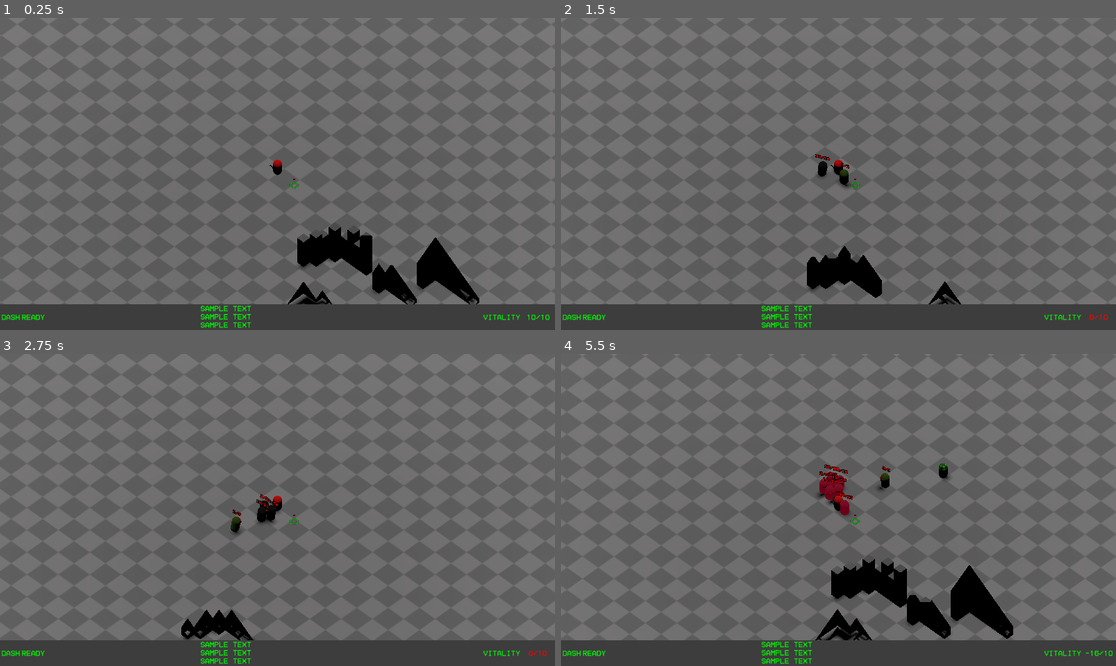
Above: before the commit, frames 1-4 (two rows, left to right).
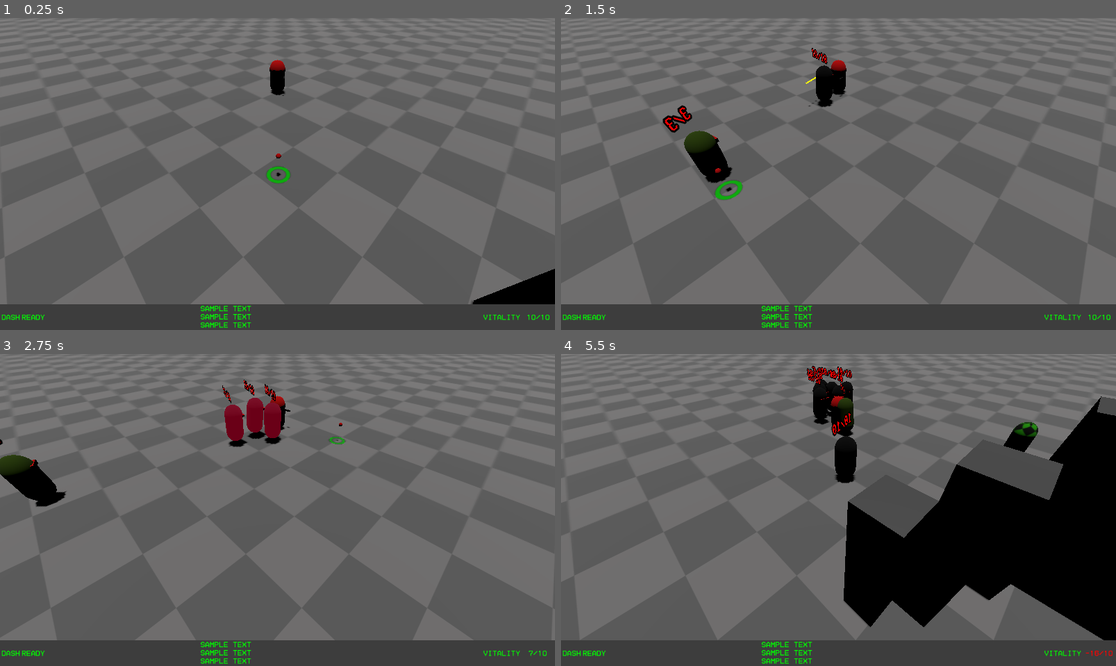
Above: after the commit, the same moments.

Repository: saladwithgrass/hyperdeath
Game: Godot game, scene res://levels/test_level/test_level.tscn
The game is run twice, just before and just after one commit, with the same random seed, the same clock (stepped at 60 frames per second) and the same inputs.
Inputs (mouse positions are in pixels of both pictures, inside the frame that each line leads up to):
- Up to frame 1 (0.25 s): no input
- Up to frame 2 (1.5 s): tap Enter (ui_accept) at 0.5, 0.77 s; move the mouse to (960, 158) at 0.52 s; hold D (right) 0.53-1.28 s; tap M (M) at 0.6 s; move the mouse to (727, 189) at 1.27 s; hold S (backward) from 1.28 s (still down); tap B (B) at 1.35 s
- Up to frame 3 (2.75 s): tap Enter (ui_accept) at 1.52 s; tap M (M) at 1.55, 2.3 s; move the mouse to (333, 441) at 2.02 s; release S (backward) at 2.03 s; hold D (right) from 2.03 s (still down); tap F (F) at 2.1 s
- Up to frame 4 (5.5 s): move the mouse to (810, 572) at 2.77 s; release D (right) at 2.78 s; hold W (forward) 2.78-3.53 s; tap L (L) at 2.85 s; tap Enter (ui_accept) at 3.02, 3.77, 4.52 s; tap M (M) at 3.05, 3.8, 4.35, 5.3 s; move the mouse to (1005, 556) at 3.52 s; hold A (left) 3.53-5.03 s; click (1005, 556) at 3.6 s; move the mouse to (672, 463) at 4.27 s; move the mouse to (866, 510) at 5.02 s; hold S (backward) from 5.03 s (still down); right-click (866, 510) at 5.1 s

The runs differ from the first frame. In frame 1, 9.6% of the frame differs, in the area x 0-100%, y 0-92%; in frame 2, 8.6%; in frame 3, 8.4%; in frame 4, 29%, in the area x 0-100%, y 0-97%.
Error before the commit: Attempt to call function 'project_ray_origin' in base 'null instance' on a null instance. (res://player/player.gd:84)

Commit message:
added camera scene

Diff:
--- a/player/camera.tscn
+++ /dev/null
@@ -1,9 +0,0 @@
-[gd_scene format=3 uid="uid://mjsald73koij"]
-
-[node name="camera" type="Node3D"]
-
-[node name="player_cam" type="Camera3D" parent="."]
-transform = Transform3D(0.707107, 0.5, -0.5, 0, 0.707107, 0.707107, 0.707107, -0.5, 0.5, -10, 6, 10)
-v_offset = 5.0
-projection = 1
-size = 35.108
--- /dev/null
+++ b/player/camera_3_pv.gd
@@ -0,0 +1,12 @@
+extends Node3D
+
+@onready var main_cam = $Camera3D
+
+# Called when the node enters the scene tree for the first time.
+func _ready() -> void:
+	print(main_cam)
+
+
+# Called every frame. 'delta' is the elapsed time since the previous frame.
+func _process(delta: float) -> void:
+	pass
--- /dev/null
+++ b/player/camera_3_pv.tscn
@@ -0,0 +1,8 @@
+[gd_scene load_steps=2 format=3 uid="uid://dgtkkjpxyghvf"]
+
+[ext_resource type="Script" path="res://player/camera_3_pv.gd" id="1_mc2wy"]
+
+[node name="camera3pv" type="Node3D"]
+script = ExtResource("1_mc2wy")
+
+[node name="Camera3D" type="Camera3D" parent="."]
--- a/player/player.gd
+++ b/player/player.gd
@@ -6,7 +6,6 @@
 var melee_enemy_scene = preload("res://enemies/melee_enemy/melee_enemy.tscn")
 var dummy_scene = preload("res://enemies/dummy/dummy.tscn")
 # child nodes
-@onready var camera = $camera_rig/camera_spring/player_cam
 @onready var cursor = $cursor
 @onready var rig = $rig
 @onready var gun_muzzle = $rig/gun_muzzle
@@ -58,7 +57,10 @@
 @onready var weapons = [pistol, assault_rifle, railgun]
 var current_weapon = 0
 
+@onready var camera = $camera3pv/Camera3D
+
 func _ready():
+	print($camera3pv.main_cam)
 	Input.set_mouse_mode(Input.MOUSE_MODE_HIDDEN)
 	health = Globals.player_health
 	$temp_floor.visible = false
--- a/player/player.tscn
+++ b/player/player.tscn
@@ -1,7 +1,8 @@
-[gd_scene load_steps=20 format=3 uid="uid://7dfvuspo0x3r"]
+[gd_scene load_steps=21 format=3 uid="uid://7dfvuspo0x3r"]
 
 [ext_resource type="Texture2D" uid="uid://b1k8dolm13n1l" path="res://assets/textures/cursor.png" id="1_n1jjx"]
 [ext_resource type="Script" path="res://player/player.gd" id="1_p2a6n"]
+[ext_resource type="PackedScene" uid="uid://dgtkkjpxyghvf" path="res://player/camera_3_pv.tscn" id="2_5xpma"]
 [ext_resource type="PackedScene" uid="uid://cx4tcmoy3cfo5" path="res://player/weapons/Pistol.tscn" id="2_6m2sf"]
 [ext_resource type="PackedScene" uid="uid://bhwitv71nor4g" path="res://player/player_ui.tscn" id="2_t5gin"]
 [ext_resource type="PackedScene" uid="uid://5l7gk84ff7bb" path="res://player/weapons/assault_rifle/assault_rifle.tscn" id="3_38xsd"]
@@ -56,18 +57,12 @@
 safe_margin = 0.05
 script = ExtResource("1_p2a6n")
 
+[node name="camera3pv" parent="." instance=ExtResource("2_5xpma")]
+transform = Transform3D(0.707107, 0.5, -0.5, 0, 0.707107, 0.707107, 0.707107, -0.5, 0.5, -10, 6, 10)
+
 [node name="hitbox" type="CollisionShape3D" parent="."]
 transform = Transform3D(1, 0, 0, 0, 1, 0, 0, 0, 1, 0, 1, 0)
 shape = SubResource("CapsuleShape3D_5jh1l")
-
-[node name="camera_rig" type="Marker3D" parent="."]
-transform = Transform3D(1, 0, 0, 0, 1, 0, 0, 0, 1, 0, 1, 0)
-
-[node name="player_cam" type="Camera3D" parent="camera_rig"]
-transform = Transform3D(0.707107, 0.5, -0.5, 0, 0.707107, 0.707107, 0.707107, -0.5, 0.5, -10, 6, 10)
-v_offset = 5.0
-projection = 1
-size = 35.108
 
 [node name="rig" type="Node3D" parent="."]
 transform = Transform3D(1, 0, 0, 0, 1, 0, 0, 0, 1, 0, 1, 0)
